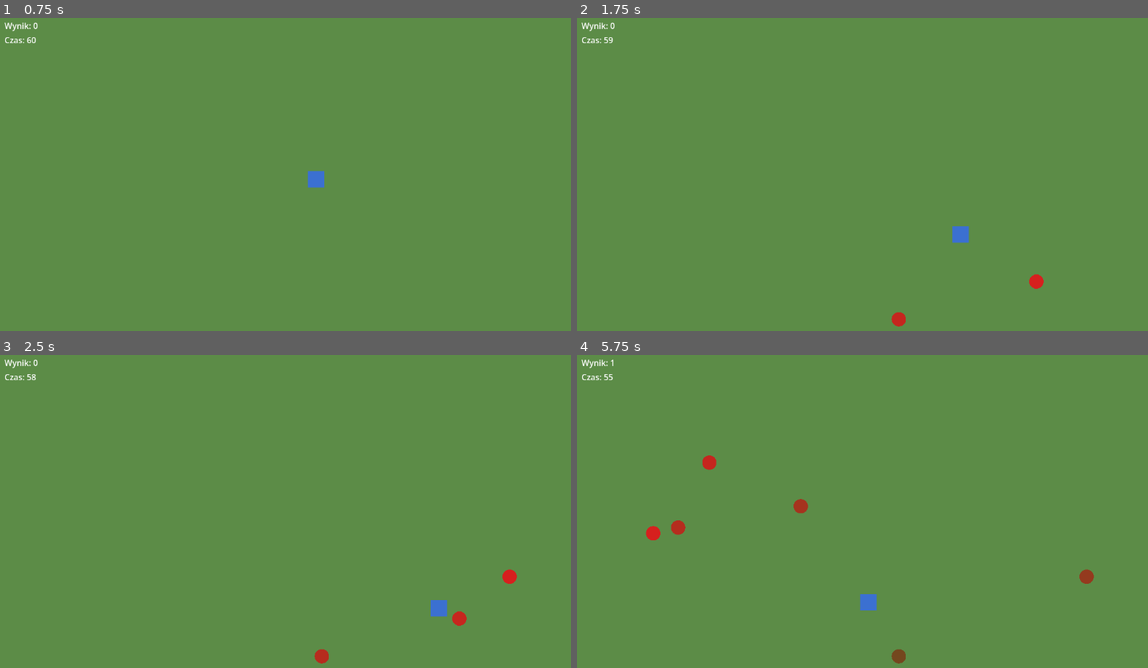
Above: before the commit, frames 1-4 (two rows, left to right).
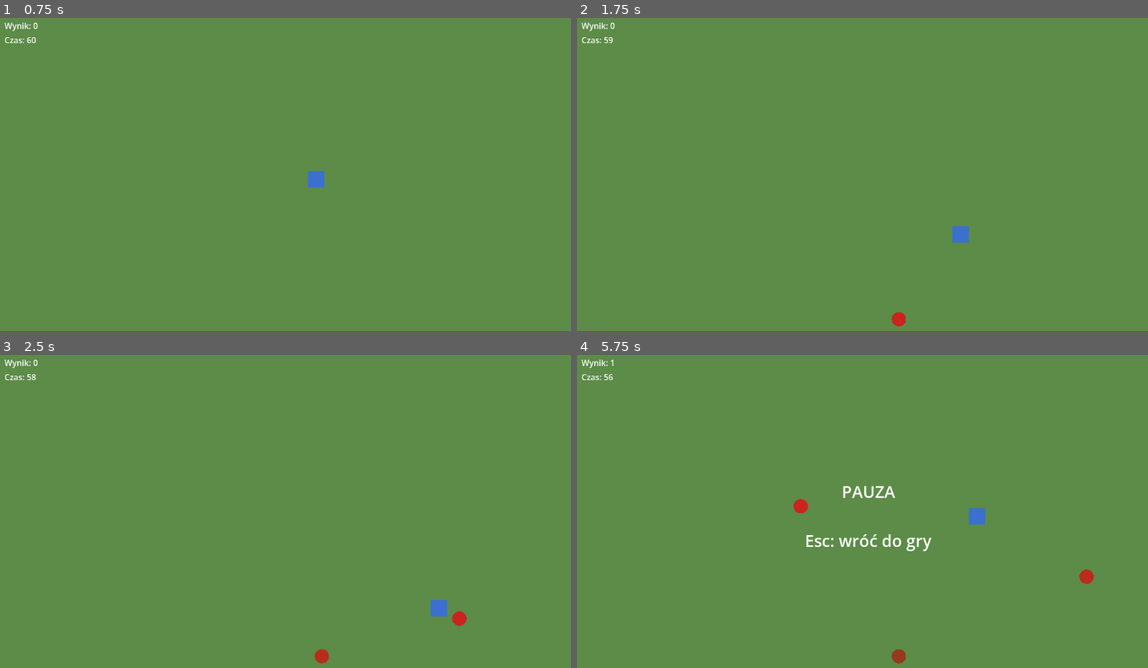
Above: after the commit, the same moments.

Repository: DragonMaxxx/miernik
Game: Godot game, scene res://scenes/world/main.tscn
Same seed, same stepped clock (60 frames per second), same inputs: the game is played once before the commit and once after it.
Inputs:
- Up to frame 1 (0.75 s): tap Enter (ui_accept) at 0.5 s; hold Right (ui_right) from 0.53 s (still down)
- Up to frame 2 (1.75 s): tap Enter (ui_accept) at 0.77, 1.52 s; release Right (ui_right) at 1.28 s; hold Down (ui_down) from 1.28 s (still down)
- Up to frame 3 (2.5 s): release Down (ui_down) at 2.03 s; hold Right (ui_right) from 2.03 s (still down)
- Up to frame 4 (5.75 s): release Right (ui_right) at 2.78 s; hold Up (ui_up) 2.78-3.53 s; tap Enter (ui_accept) at 3.02, 3.77, 4.52 s; hold Left (ui_left) 3.53-5.03 s; tap Escape (ui_cancel) at 4.15 s; hold Down (ui_down) from 5.03 s (still down)

Frame 1 is identical in both runs. In frame 2, less than 0.1% of the frame differs, in the area x 79-82%, y 81-87%; in frame 3, less than 0.1%; in frame 4, 1.4%, in the area x 5-91%, y 6-99%.

Commit message:
Tune apple picker: rising tempo, golden apples, combo, WASD, pause
Gameplay (main.gd, apple.gd, hud.gd):
- spawn interval and apple lifetime ramp over the round
- golden apple (12%): 5 points, rots faster
- combo multiplier up to x5 for picks within 1.5 s, shown in the HUD
- pause on Esc via built-in ui_cancel; Main runs with PROCESS_MODE_ALWAYS
  and the moving parts are set to PAUSABLE explicitly

Controls:
- project.godot: add move_left/right/up/down input actions (WASD + arrows),
  requested by the project owner; player.gd now reads them instead of ui_*

Not run in the Godot editor. Checked with gdtoolkit, a scene consistency
script, a syntax check of the [input] section and signal arity checks.

Co-Authored-By: Claude Sonnet 5.5 <noreply@anthropic.com>
Claude-Session: https://claude.ai/code/session_017T9SmfKcht2uN2LSc2ns2K

Diff:
--- a/project.godot
+++ b/project.godot
@@ -18,3 +18,30 @@
 run/main_scene="res://scenes/world/main.tscn"
 config/features=PackedStringArray("4.7")
 config/icon="res://icon.svg"
+
+[input]
+
+move_left={
+"deadzone": 0.5,
+"events": [Object(InputEventKey,"resource_local_to_scene":false,"resource_name":"","device":-1,"window_id":0,"alt_pressed":false,"shift_pressed":false,"ctrl_pressed":false,"meta_pressed":false,"pressed":false,"keycode":0,"physical_keycode":65,"key_label":0,"unicode":97,"location":0,"echo":false,"script":null)
+, Object(InputEventKey,"resource_local_to_scene":false,"resource_name":"","device":-1,"window_id":0,"alt_pressed":false,"shift_pressed":false,"ctrl_pressed":false,"meta_pressed":false,"pressed":false,"keycode":0,"physical_keycode":4194319,"key_label":0,"unicode":0,"location":0,"echo":false,"script":null)
+]
+}
+move_right={
+"deadzone": 0.5,
+"events": [Object(InputEventKey,"resource_local_to_scene":false,"resource_name":"","device":-1,"window_id":0,"alt_pressed":false,"shift_pressed":false,"ctrl_pressed":false,"meta_pressed":false,"pressed":false,"keycode":0,"physical_keycode":68,"key_label":0,"unicode":100,"location":0,"echo":false,"script":null)
+, Object(InputEventKey,"resource_local_to_scene":false,"resource_name":"","device":-1,"window_id":0,"alt_pressed":false,"shift_pressed":false,"ctrl_pressed":false,"meta_pressed":false,"pressed":false,"keycode":0,"physical_keycode":4194321,"key_label":0,"unicode":0,"location":0,"echo":false,"script":null)
+]
+}
+move_up={
+"deadzone": 0.5,
+"events": [Object(InputEventKey,"resource_local_to_scene":false,"resource_name":"","device":-1,"window_id":0,"alt_pressed":false,"shift_pressed":false,"ctrl_pressed":false,"meta_pressed":false,"pressed":false,"keycode":0,"physical_keycode":87,"key_label":0,"unicode":119,"location":0,"echo":false,"script":null)
+, Object(InputEventKey,"resource_local_to_scene":false,"resource_name":"","device":-1,"window_id":0,"alt_pressed":false,"shift_pressed":false,"ctrl_pressed":false,"meta_pressed":false,"pressed":false,"keycode":0,"physical_keycode":4194320,"key_label":0,"unicode":0,"location":0,"echo":false,"script":null)
+]
+}
+move_down={
+"deadzone": 0.5,
+"events": [Object(InputEventKey,"resource_local_to_scene":false,"resource_name":"","device":-1,"window_id":0,"alt_pressed":false,"shift_pressed":false,"ctrl_pressed":false,"meta_pressed":false,"pressed":false,"keycode":0,"physical_keycode":83,"key_label":0,"unicode":115,"location":0,"echo":false,"script":null)
+, Object(InputEventKey,"resource_local_to_scene":false,"resource_name":"","device":-1,"window_id":0,"alt_pressed":false,"shift_pressed":false,"ctrl_pressed":false,"meta_pressed":false,"pressed":false,"keycode":0,"physical_keycode":4194322,"key_label":0,"unicode":0,"location":0,"echo":false,"script":null)
+]
+}
--- a/scenes/ui/hud.tscn
+++ b/scenes/ui/hud.tscn
@@ -19,6 +19,15 @@
 offset_bottom = 66.0
 text = "Czas: 60"
 
+[node name="ComboLabel" type="Label" parent="."]
+visible = false
+offset_left = 16.0
+offset_top = 68.0
+offset_right = 216.0
+offset_bottom = 94.0
+theme_override_colors/font_color = Color(1, 0.85, 0.2, 1)
+text = "Kombo x2"
+
 [node name="MessageLabel" type="Label" parent="."]
 visible = false
 anchors_preset = 15
--- a/scenes/world/main.tscn
+++ b/scenes/world/main.tscn
@@ -12,6 +12,5 @@
 [node name="Player" parent="." instance=ExtResource("2_player")]
 
 [node name="SpawnTimer" type="Timer" parent="."]
-wait_time = 0.8
 
 [node name="Hud" parent="." instance=ExtResource("3_hud")]
--- a/scripts/core/apple.gd
+++ b/scripts/core/apple.gd
@@ -1,17 +1,27 @@
 # Autor: Mateusz Bartoszewicz
 class_name Apple
 extends Area2D
-## Jabłko do zebrania. Znika po dotknięciu przez gracza (sygnał picked)
-## albo po upływie LIFETIME_SECONDS (wtedy po cichu, bez kary).
+## Jabłko do zebrania. Znika po dotknięciu przez gracza (sygnał picked z liczbą punktów)
+## albo po upływie lifetime (wtedy po cichu, bez kary).
+## Złote jabłko jest warte więcej, ale gnije szybciej.
 
-signal picked
+signal picked(points: int)
 
 const RADIUS: float = 14.0
-const LIFETIME_SECONDS: float = 5.0
+const DEFAULT_LIFETIME_SECONDS: float = 5.0
+const GOLDEN_POINTS: int = 5
+const GOLDEN_LIFETIME_FACTOR: float = 0.6
 const FRESH_COLOR: Color = Color(0.85, 0.12, 0.12)
 const ROTTEN_COLOR: Color = Color(0.45, 0.28, 0.12)
+const GOLDEN_COLOR: Color = Color(1.0, 0.8, 0.1)
+const GOLDEN_CORE_COLOR: Color = Color(1.0, 0.95, 0.6)
 
+## Ustawiane przez Main przy tworzeniu, zanim jabłko trafi do drzewa.
+@export var lifetime: float = DEFAULT_LIFETIME_SECONDS
+
+var points: int = 1
 var _age: float = 0.0
+var _golden: bool = false
 
 
 func _ready() -> void:
@@ -20,7 +30,7 @@
 
 func _process(delta: float) -> void:
 	_age += delta
-	if _age >= LIFETIME_SECONDS:
+	if _age >= lifetime:
 		queue_free()
 		return
 	# Kolor przechodzi ze świeżego w zgniły, więc gracz widzi, ile jabłku zostało.
@@ -28,11 +38,22 @@
 
 
 func _draw() -> void:
-	var rot: float = clampf(_age / LIFETIME_SECONDS, 0.0, 1.0)
+	if _golden:
+		draw_circle(Vector2.ZERO, RADIUS, GOLDEN_COLOR)
+		draw_circle(Vector2.ZERO, RADIUS * 0.5, GOLDEN_CORE_COLOR)
+		return
+	var rot: float = clampf(_age / lifetime, 0.0, 1.0)
 	draw_circle(Vector2.ZERO, RADIUS, FRESH_COLOR.lerp(ROTTEN_COLOR, rot))
+
+
+## Zamienia jabłko w złote. Wołać po ustawieniu lifetime, przed dodaniem do drzewa.
+func make_golden() -> void:
+	_golden = true
+	points = GOLDEN_POINTS
+	lifetime *= GOLDEN_LIFETIME_FACTOR
 
 
 func _on_body_entered(body: Node2D) -> void:
 	if body is Player:
-		picked.emit()
+		picked.emit(points)
 		queue_free()
--- a/scripts/core/main.gd
+++ b/scripts/core/main.gd
@@ -1,10 +1,14 @@
 # Autor: Mateusz Bartoszewicz
 extends Node2D
 ## Mikrogra "zbieracz jabłek": zbieraj jabłka, zanim zgniją. Runda trwa ROUND_SECONDS.
-## Cała logika rundy jest tutaj. Hud tylko wyświetla to, co dostanie przez sygnały.
+## Tempo rośnie w trakcie rundy, jabłka zebrane w krótkich odstępach dają kombo,
+## a złote są warte więcej. Cała logika rundy jest tutaj, Hud tylko wyświetla
+## to, co dostanie przez sygnały.
 
 signal score_changed(score: int)
 signal time_left_changed(seconds: int)
+signal combo_changed(combo: int)
+signal paused_changed(paused: bool)
 signal round_started
 signal round_finished(score: int)
 
@@ -14,11 +18,22 @@
 const ARENA_MARGIN: float = 40.0
 const MIN_SPAWN_DISTANCE: float = 96.0
 const SPAWN_ATTEMPTS: int = 10
+# Tempo: odstęp między jabłkami i ich czas życia zmieniają się liniowo
+# od wartości początkowej do końcowej w ciągu rundy.
+const SPAWN_INTERVAL_START: float = 0.9
+const SPAWN_INTERVAL_END: float = 0.4
+const LIFETIME_START: float = 5.0
+const LIFETIME_END: float = 2.5
+const GOLDEN_CHANCE: float = 0.12
+const COMBO_WINDOW_SECONDS: float = 1.5
+const COMBO_MAX: int = 5
 const BACKGROUND_COLOR: Color = Color(0.36, 0.55, 0.28)
 
 var _score: int = 0
 var _time_left: float = 0.0
 var _playing: bool = false
+var _combo: int = 0
+var _combo_time_left: float = 0.0
 
 @onready var _apples: Node2D = $Apples
 @onready var _player: Player = $Player
@@ -27,8 +42,16 @@
 
 
 func _ready() -> void:
+	# Main musi działać także podczas pauzy (obsługuje wyjście z niej), a dzieci
+	# dziedziczą tryb po rodzicu, więc to, co ma stanąć, oznaczamy jawnie.
+	process_mode = Node.PROCESS_MODE_ALWAYS
+	_apples.process_mode = Node.PROCESS_MODE_PAUSABLE
+	_player.process_mode = Node.PROCESS_MODE_PAUSABLE
+	_spawn_timer.process_mode = Node.PROCESS_MODE_PAUSABLE
 	score_changed.connect(_hud.set_score)
 	time_left_changed.connect(_hud.set_time_left)
+	combo_changed.connect(_hud.set_combo)
+	paused_changed.connect(_hud.set_paused)
 	round_started.connect(_hud.hide_message)
 	round_finished.connect(_hud.show_game_over)
 	_spawn_timer.timeout.connect(_spawn_apple)
@@ -38,18 +61,20 @@
 
 
 func _process(delta: float) -> void:
+	if get_tree().paused:
+		return
 	if not _playing:
 		# Najprostszy restart: wczytanie sceny od nowa zeruje cały stan.
 		if Input.is_action_just_pressed("ui_accept"):
 			get_tree().reload_current_scene()
 		return
-	var previous_seconds: int = ceili(_time_left)
-	_time_left = maxf(_time_left - delta, 0.0)
-	var seconds: int = ceili(_time_left)
-	if seconds != previous_seconds:
-		time_left_changed.emit(seconds)
-	if _time_left <= 0.0:
-		_finish_round()
+	_tick_clock(delta)
+	_tick_combo(delta)
+
+
+func _unhandled_input(event: InputEvent) -> void:
+	if _playing and event.is_action_pressed("ui_cancel"):
+		_set_paused(not get_tree().paused)
 
 
 func _draw() -> void:
@@ -60,11 +85,15 @@
 	_score = 0
 	_time_left = float(ROUND_SECONDS)
 	_playing = true
+	_combo = 0
+	_combo_time_left = 0.0
 	_player.position = get_viewport_rect().get_center()
 	_player.set_active(true)
+	_spawn_timer.wait_time = SPAWN_INTERVAL_START
 	_spawn_timer.start()
 	score_changed.emit(_score)
 	time_left_changed.emit(ROUND_SECONDS)
+	combo_changed.emit(_combo)
 	round_started.emit()
 
 
@@ -74,14 +103,51 @@
 	_player.set_active(false)
 	for apple in _apples.get_children():
 		apple.queue_free()
+	_combo = 0
+	combo_changed.emit(_combo)
 	round_finished.emit(_score)
 
 
+func _set_paused(paused: bool) -> void:
+	get_tree().paused = paused
+	paused_changed.emit(paused)
+
+
+func _tick_clock(delta: float) -> void:
+	var previous_seconds: int = ceili(_time_left)
+	_time_left = maxf(_time_left - delta, 0.0)
+	var seconds: int = ceili(_time_left)
+	if seconds != previous_seconds:
+		time_left_changed.emit(seconds)
+	if _time_left <= 0.0:
+		_finish_round()
+
+
+func _tick_combo(delta: float) -> void:
+	if _combo == 0:
+		return
+	_combo_time_left -= delta
+	if _combo_time_left <= 0.0:
+		_combo = 0
+		combo_changed.emit(_combo)
+
+
+# 0.0 na początku rundy, 1.0 na jej końcu.
+func _difficulty() -> float:
+	return clampf(1.0 - _time_left / float(ROUND_SECONDS), 0.0, 1.0)
+
+
 func _spawn_apple() -> void:
+	var difficulty: float = _difficulty()
+	# Timer przejmuje nowy odstęp od następnego cyklu.
+	_spawn_timer.wait_time = lerpf(SPAWN_INTERVAL_START, SPAWN_INTERVAL_END, difficulty)
 	if _apples.get_child_count() >= MAX_APPLES:
 		return
 	var apple: Apple = APPLE_SCENE.instantiate() as Apple
 	apple.position = _random_spawn_position()
+	apple.lifetime = lerpf(LIFETIME_START, LIFETIME_END, difficulty)
+	if randf() < GOLDEN_CHANCE:
+		apple.make_golden()
 	apple.picked.connect(_on_apple_picked)
 	_apples.add_child(apple)
 
@@ -99,8 +165,12 @@
 	return candidate
 
 
-func _on_apple_picked() -> void:
+func _on_apple_picked(points: int) -> void:
 	if not _playing:
 		return
-	_score += 1
+	# Kolejne jabłko w oknie czasowym podbija mnożnik, po jego upływie kombo wygasa.
+	_combo = mini(_combo + 1, COMBO_MAX)
+	_combo_time_left = COMBO_WINDOW_SECONDS
+	_score += points * _combo
+	combo_changed.emit(_combo)
 	score_changed.emit(_score)
--- a/scripts/core/player.gd
+++ b/scripts/core/player.gd
@@ -1,8 +1,8 @@
 # Autor: Mateusz Bartoszewicz
 class_name Player
 extends CharacterBody2D
-## Gracz: porusza się po arenie strzałkami (domyślne akcje ui_*).
-## Zbieranie jabłek obsługuje Apple, gracz o nich nie wie.
+## Gracz: porusza się po arenie akcjami move_* z InputMap (WASD i strzałki,
+## definicje w project.godot). Zbieranie jabłek obsługuje Apple, gracz o nich nie wie.
 
 const SIZE: float = 32.0
 const COLOR: Color = Color(0.23, 0.44, 0.82)
@@ -11,7 +11,7 @@
 
 
 func _physics_process(_delta: float) -> void:
-	var direction: Vector2 = Input.get_vector("ui_left", "ui_right", "ui_up", "ui_down")
+	var direction: Vector2 = Input.get_vector("move_left", "move_right", "move_up", "move_down")
 	velocity = direction * speed
 	move_and_slide()
 	# Arena to cały viewport, więc trzymamy gracza w jego granicach.
--- a/scripts/ui/hud.gd
+++ b/scripts/ui/hud.gd
@@ -1,11 +1,12 @@
 # Autor: Mateusz Bartoszewicz
 class_name Hud
 extends CanvasLayer
-## Widok: pokazuje wynik, czas i komunikat końca rundy. Niczego nie liczy,
-## wszystko dostaje od Main przez sygnały.
+## Widok: pokazuje wynik, czas, kombo i komunikaty (pauza, koniec rundy).
+## Niczego nie liczy, wszystko dostaje od Main przez sygnały.
 
 @onready var _score_label: Label = $ScoreLabel
 @onready var _time_label: Label = $TimeLabel
+@onready var _combo_label: Label = $ComboLabel
 @onready var _message_label: Label = $MessageLabel
 
 
@@ -17,6 +18,17 @@
 	_time_label.text = "Czas: %d" % seconds
 
 
+# Kombo x1 to zwykłe zbieranie, więc pokazujemy je dopiero od x2.
+func set_combo(combo: int) -> void:
+	_combo_label.visible = combo >= 2
+	_combo_label.text = "Kombo x%d" % combo
+
+
+func set_paused(paused: bool) -> void:
+	_message_label.text = "PAUZA\n\nEsc: wróć do gry"
+	_message_label.visible = paused
+
+
 func show_game_over(score: int) -> void:
 	_message_label.text = "Koniec rundy!\nWynik: %d\n\nEnter lub spacja: jeszcze raz" % score
 	_message_label.visible = true
Not shown, changed: README.md
